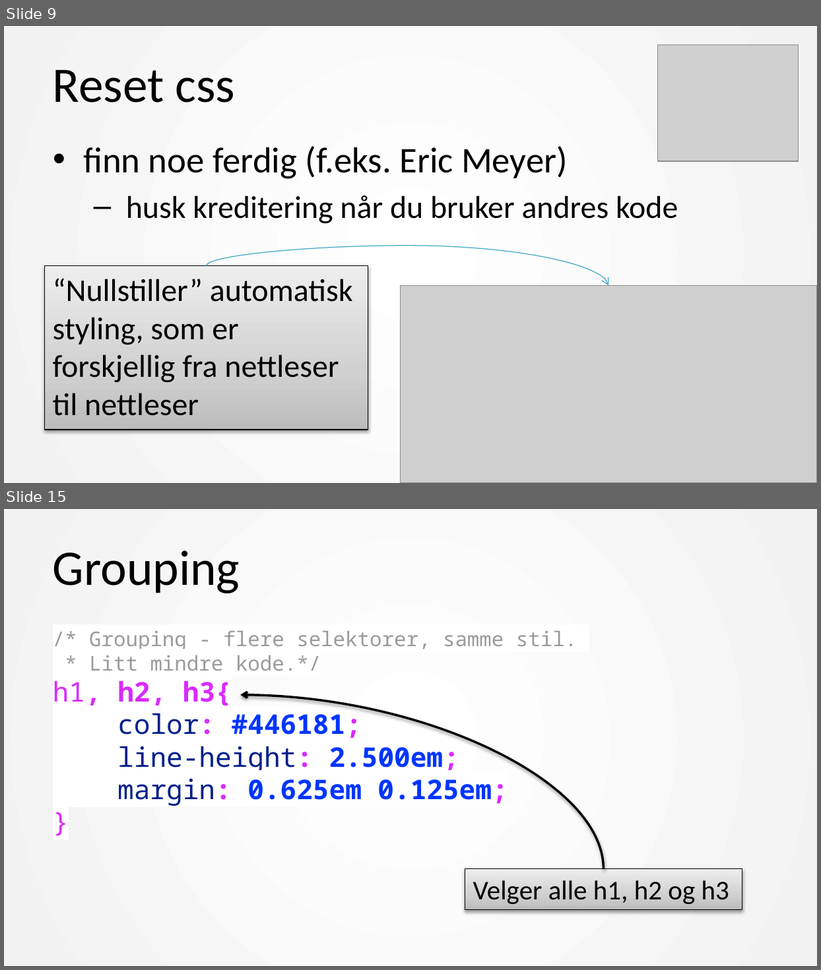
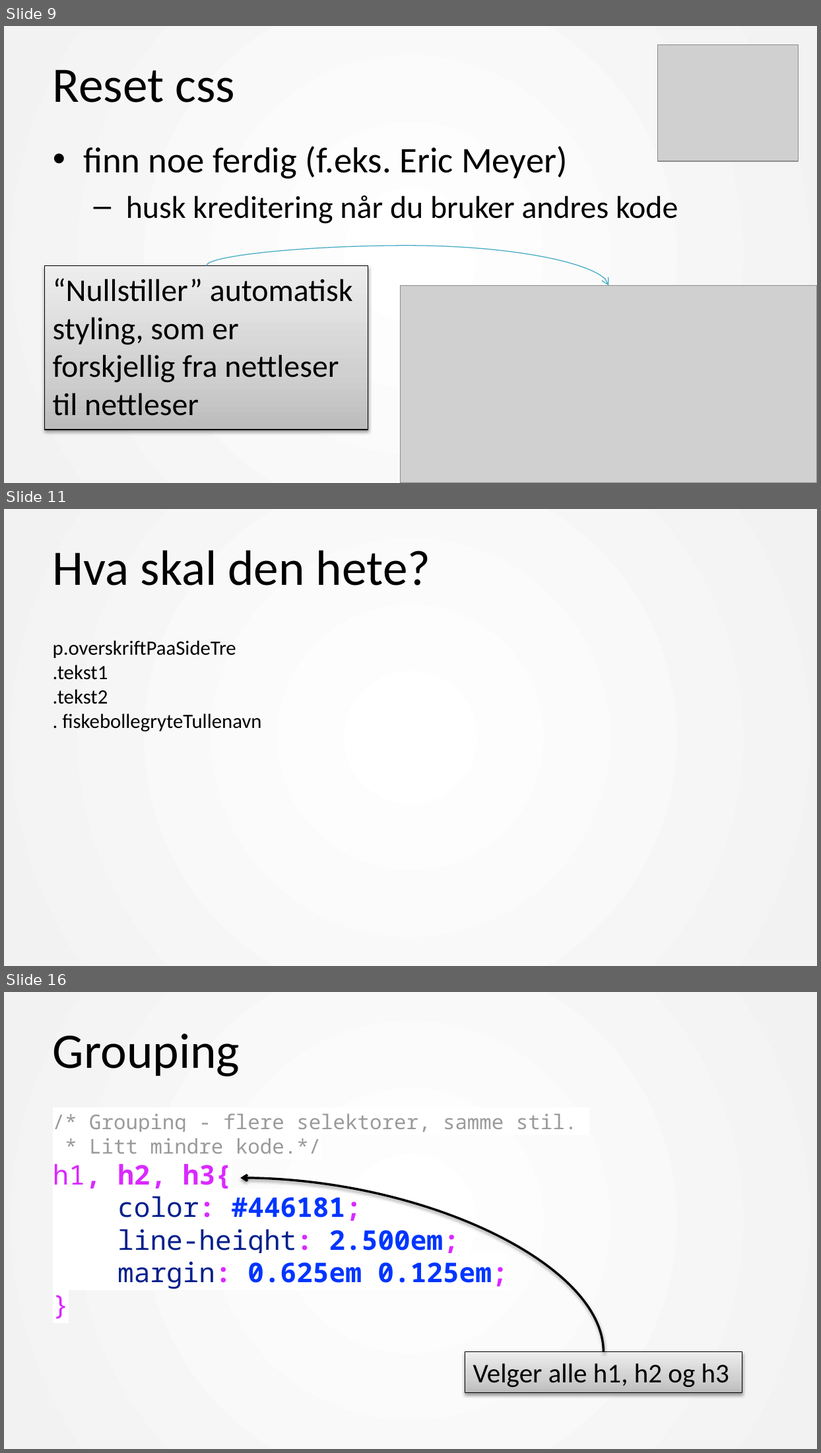
Before and after one commit to mesan/css-kurs, a slide deck: Foiler/1. CSS basic.pptx. Shown one above the other, each under a label of ours: slides 9 and 15 before the commit, slides 9, 11 and 16 after it; the slides between them are not shown. The pictures are 821x970 and 821x1453 pixels, drawn with LibreOffice and Linux fonts; fonts in the diff are those of the drawing; grey boxes stand for pictures. Boxes give left, top, right and bottom in pixels: in the first picture for what was removed or moved away, otherwise in the second. Text is boxed around its words. In the diff, an @@ line names an element or a change of style, - is before the commit and + after.

```diff
--- a/Foiler/1. CSS basic.pptx
+++ b/Foiler/1. CSS basic.pptx
@@ slide 11 added at (4, 509, 817, 966), background #FFFFFF; not listed: 1 template element that a slide beside it also shows @@
@@ title added at (53, 550, 430, 586), 44 pt, text #000000 @@
+Hva skal den hete?
@@ text added at (53, 640, 261, 732), 18 pt, text #000000 @@
+p.overskriftPaaSideTre
+.tekst1
+.tekst2
+. fiskebollegryteTullenavn
@@ what was slide 15 is now slide 16 @@
```
Also in this commit, not shown: 14 slides changed, 6 other slides added, 5 slides removed, 7 other files.
